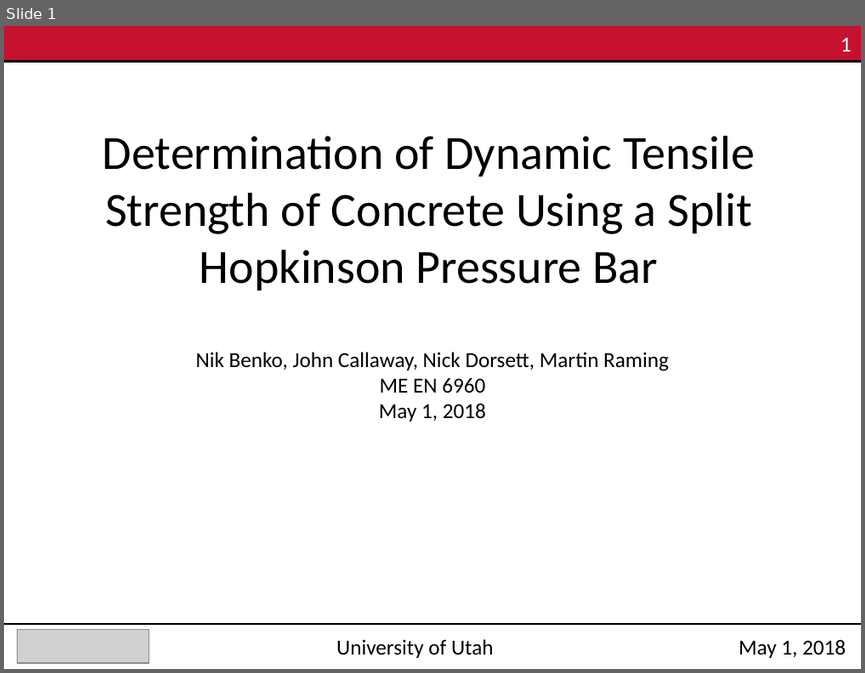
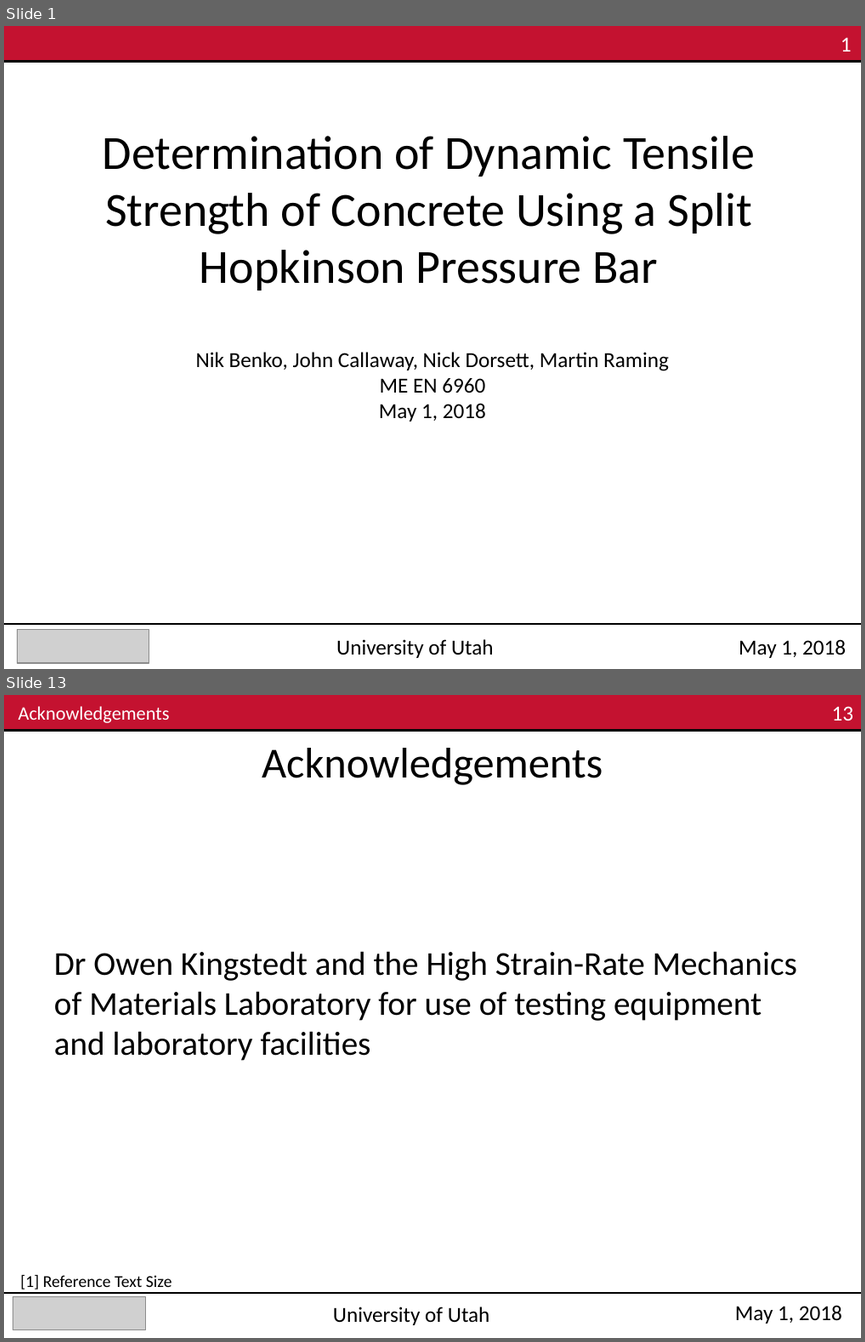
Before and after one commit to Mar-ten/PMAA_Fracture, a slide deck: ME EN 6960_Group4_Exp3.pptx. Shown one above the other, each under a label of ours: slide 1 before the commit, slides 1 and 13 after it; the slides between them are not shown. The pictures are 865x673 and 865x1342 pixels, drawn with LibreOffice and Linux fonts; fonts in the diff are those of the drawing; grey boxes stand for pictures. Boxes give left, top, right and bottom in pixels: in the first picture for what was removed or moved away, otherwise in the second. Text is boxed around its words. In the diff, an @@ line names an element or a change of style, - is before the commit and + after.

```diff
--- a/ME EN 6960_Group4_Exp3.pptx
+++ b/ME EN 6960_Group4_Exp3.pptx
@@ slide 13 added at (4,695,861,1338), background #FFFFFF @@
@@ rectangle added at (4,695,861,730), fill #C41230 @@
@@ text added at (18,706,170,723), 16 pt, text #FFFFFF @@
+Acknowledgements
@@ text added at (832,706,854,721), 18 pt, text #FFFFFF @@
+13
@@ line added from (4, 730) to (861, 730), #000000 2 pt @@
@@ text added at (262,748,602,785), 36 pt, text #000000 @@
+Acknowledgements
@@ text added at (54,951,797,1061), 28 pt, text #000000 @@
+Dr Owen Kingstedt and the High Strain-Rate Mechanics of Materials Laboratory for use of testing equipment and laboratory facilities
@@ text added at (20,1274,172,1289), 14 pt, text #000000 @@
+[1] Reference Text Size
@@ line added from (4, 1293) to (861, 1293), #000000 1 pt @@
@@ picture added at (13,1297,145,1330) @@
@@ text added at (333,1306,490,1325), 18 pt, text #000000 @@
+University of Utah
@@ text added at (735,1304,842,1323), 18 pt, text #000000 @@
+May 1, 2018
```
Also in this commit, not shown: 12 other slides added, 9 slides removed.
